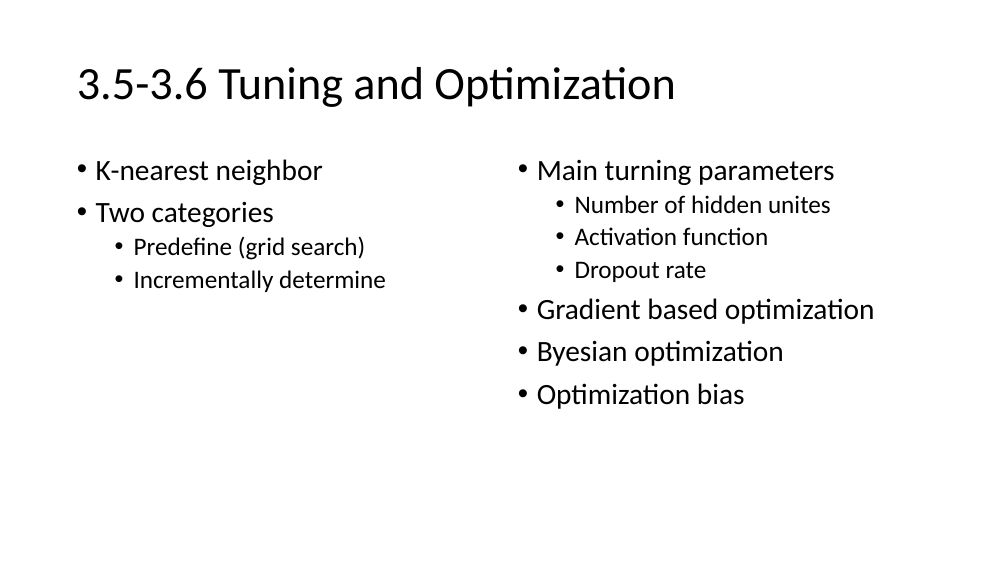
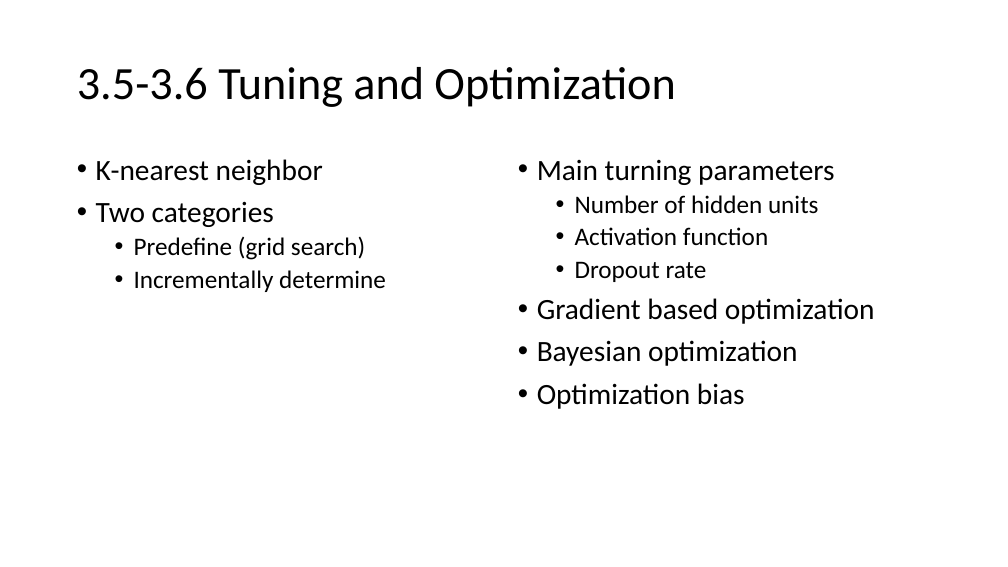
Before and after one commit to socalrug/bookclub, a slide deck: slide 9 of Club-02-Feature_Engineering_and_Selection/session-03-C3/Chapter 3 A Review of the Predictive Modeling.pptx. Drawn at 1008x567 pixels with LibreOffice and Linux fonts; fonts in the diff are those of the drawing. Boxes give left, top, right and bottom in pixels: in the first picture for what was removed or moved away, otherwise in the second. Text is boxed around its words. In the diff, an @@ line names an element or a change of style, - is before the commit and + after.

```diff
--- a/Club-02-Feature_Engineering_and_Selection/session-03-C3/Chapter 3 A Review of the Predictive Modeling.pptx
+++ b/Club-02-Feature_Engineering_and_Selection/session-03-C3/Chapter 3 A Review of the Predictive Modeling.pptx
@@ text at (575, 195, 819, 214): text changed @@
-  • Number of hidden unites
+  • Number of hidden units
@@ text at (537, 340, 798, 366): text changed @@
-• Byesian optimization
+• Bayesian optimization
```
Also in this commit, not shown: 4 other slides changed, 1 other file.
